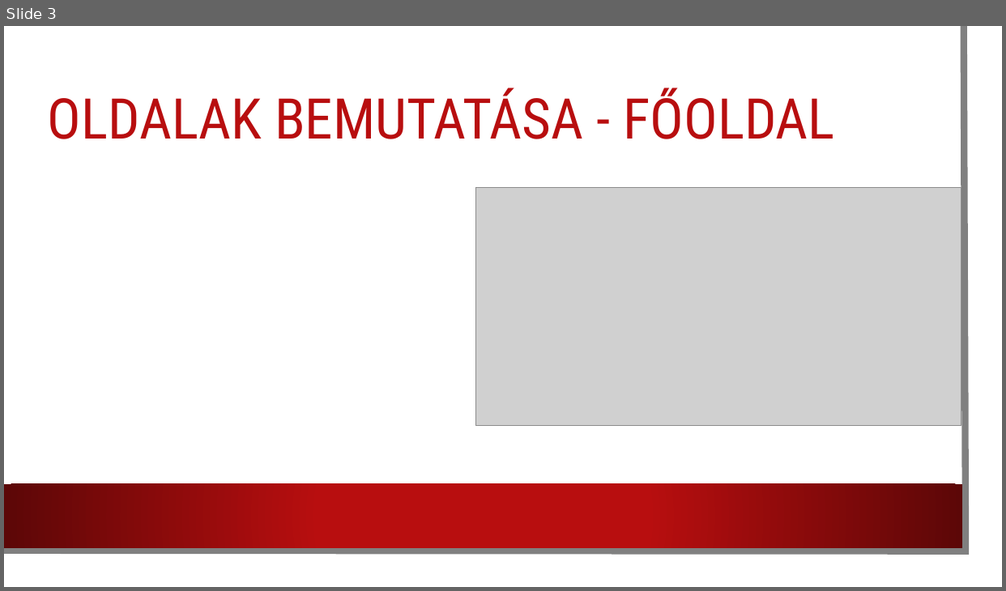
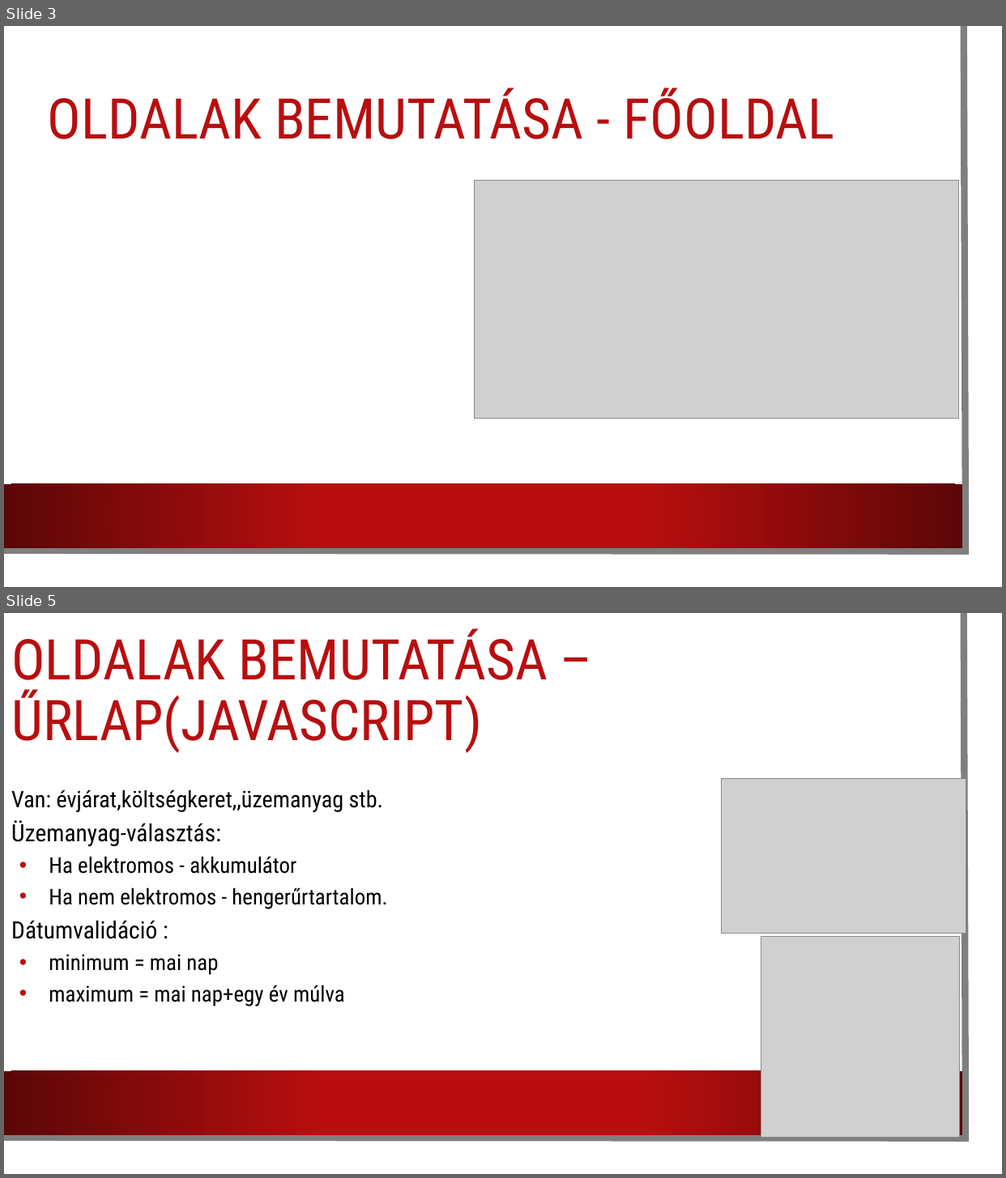
Before and after one commit to Kristof486/WebProjekt2026, a slide deck: Autókereskedés webproject.pptx. Shown one above the other, each under a label of ours: slide 3 before the commit, slides 3 and 5 after it; the slides between them are not shown. The pictures are 1006x591 and 1006x1178 pixels, drawn with LibreOffice and Linux fonts; fonts in the diff are those of the drawing; grey boxes stand for pictures; background and template pictures are left out. Boxes give left, top, right and bottom in pixels: in the first picture for what was removed or moved away, otherwise in the second. Text is boxed around its words. In the diff, an @@ line names an element or a change of style, - is before the commit and + after.

```diff
--- a/Autókereskedés webproject.pptx
+++ b/Autókereskedés webproject.pptx
@@ slide 5 added at (4, 613, 1002, 1174), background picture (left out); not listed: 2 template elements that a slide beside it also shows @@
@@ title added at (11, 628, 548, 753), 54 pt, text #B80E0F @@
+OLDALAK BEMUTATÁSA – ŰRLAP(JAVASCRIPT)
@@ picture added at (721, 778, 966, 934) @@
@@ text added at (11, 790, 387, 1007), 21 pt, text #000000 @@
+Van: évjárat,költségkeret,,üzemanyag stb.
+Üzemanyag-választás:
+• Ha elektromos - akkumulátor
+• Ha nem elektromos - hengerűrtartalom.
+Dátumvalidáció :
+• minimum = mai nap
+• maximum = mai nap+egy év múlva
@@ picture added at (761, 937, 960, 1138) @@
@@ slide 3 changed as well @@
@@ freeform shape at (4, 26, 966, 552): outline #808080 6.5 pt to #7F7F7F 6.5 pt @@
@@ rectangle removed at (4, 26, 985, 570) @@
@@ picture: place and size @@
-picture at (476, 188, 961, 426)
+picture at (474, 180, 959, 418)
```
Also in this commit, not shown: 2 other slides changed, 4 other slides added, 4 slides removed.
